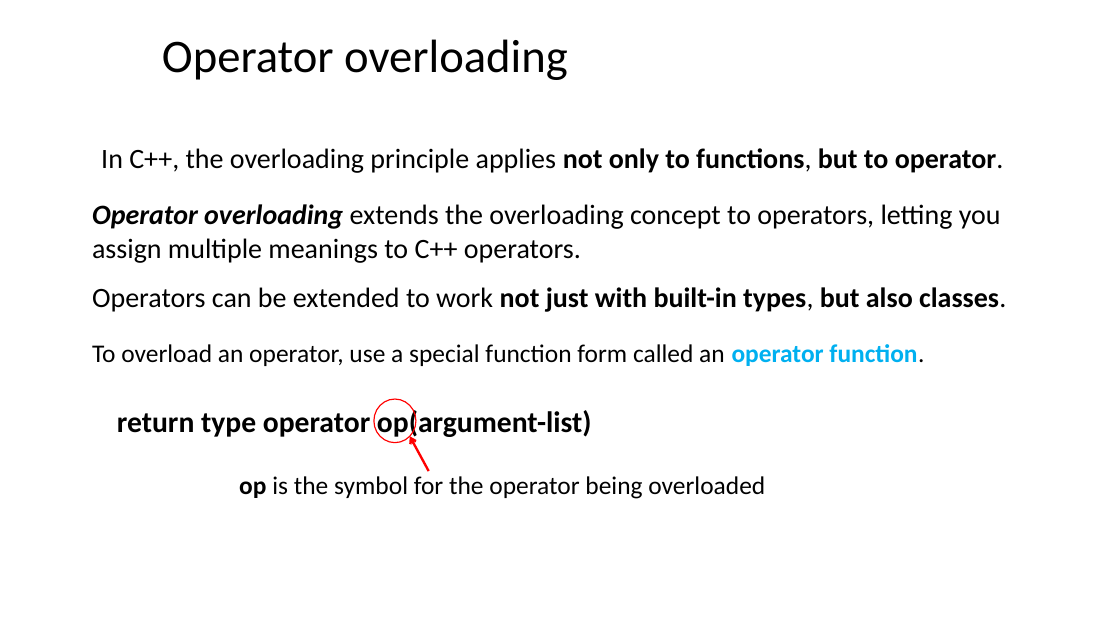
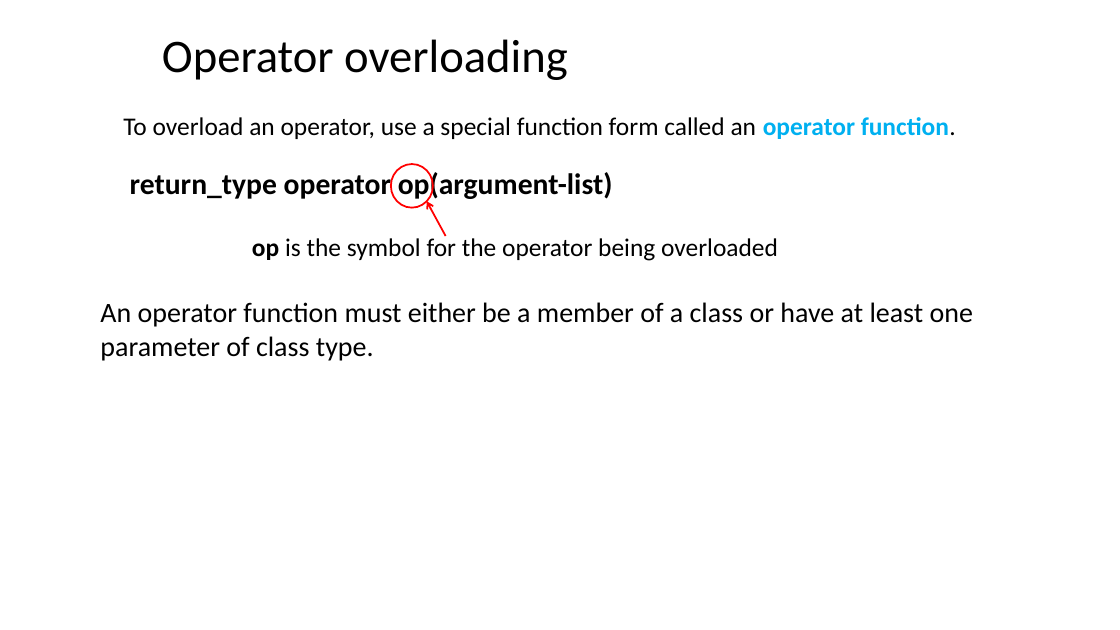
Before and after one commit to ShiqiYu/CPP, a slide deck: slide 3 of week10/Lab10.pptx. Drawn at 1120x630 pixels with LibreOffice and Linux fonts; fonts in the diff are those of the drawing; background and template pictures are left out. Boxes give left, top, right and bottom in pixels: in the first picture for what was removed or moved away, otherwise in the second. Text is boxed around its words. In the diff, an @@ line names an element or a change of style, - is before the commit and + after.

```diff
--- a/week10/Lab10.pptx
+++ b/week10/Lab10.pptx
@@ text "To overload an operator, use ..." moved from (x1=92, y1=344, x2=924, y2=366) to (x1=123, y1=117, x2=956, y2=139) @@
@@ text removed at (x1=101, y1=148, x2=1004, y2=173) @@
-In C++, the overloading principle applies not only to functions, but to operator.
@@ text at (x1=130, y1=169, x2=613, y2=201): text changed @@
-return type operator op(argument-list)
+return_type operator op(argument-list)
@@ ellipse moved from (x1=374, y1=399, x2=416, y2=443) to (x1=391, y1=164, x2=433, y2=208) @@
@@ ellipse at (x1=391, y1=164, x2=433, y2=208): outline #FF0000 1 pt to #FF0000 1.5 pt @@
@@ text removed at (x1=92, y1=204, x2=1001, y2=263) @@
-Operator overloading extends the overloading concept to operators, letting you assign multiple meanings to C++ operators.
@@ arrow moved from (429, 471) - (410, 436) to (446, 236) - (427, 202) @@
@@ arrow (446, 236) - (427, 202): stroke #FF0000 2 pt to #FF0000 1.5 pt @@
@@ text "op is the symbol for ..." moved from (x1=239, y1=476, x2=765, y2=499) to (x1=252, y1=235, x2=778, y2=261) @@
@@ text removed at (x1=92, y1=287, x2=1006, y2=312) @@
-Operators can be extended to work not just with built-in types, but also classes.
@@ text added at (x1=100, y1=302, x2=973, y2=361), 24 pt, text #000000 @@
+An operator function must either be a member of a class or have at least one parameter of class type.
```
Also in this commit, not shown: 6 other slides changed, 13 slides removed.
